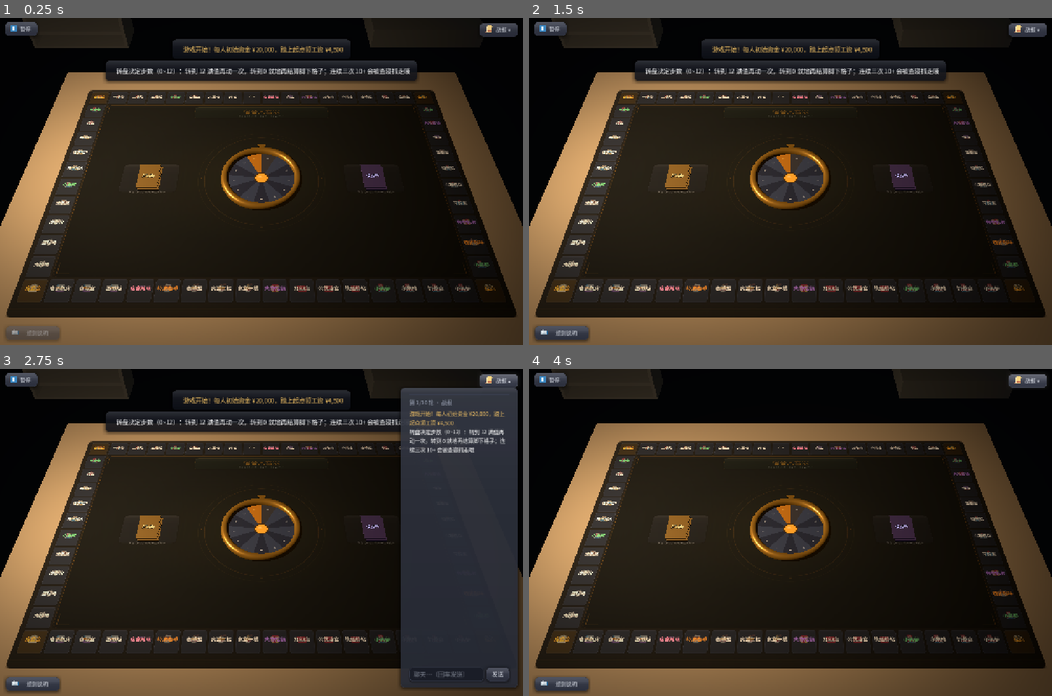
Above: before the commit, frames 1-4 (two rows, left to right).
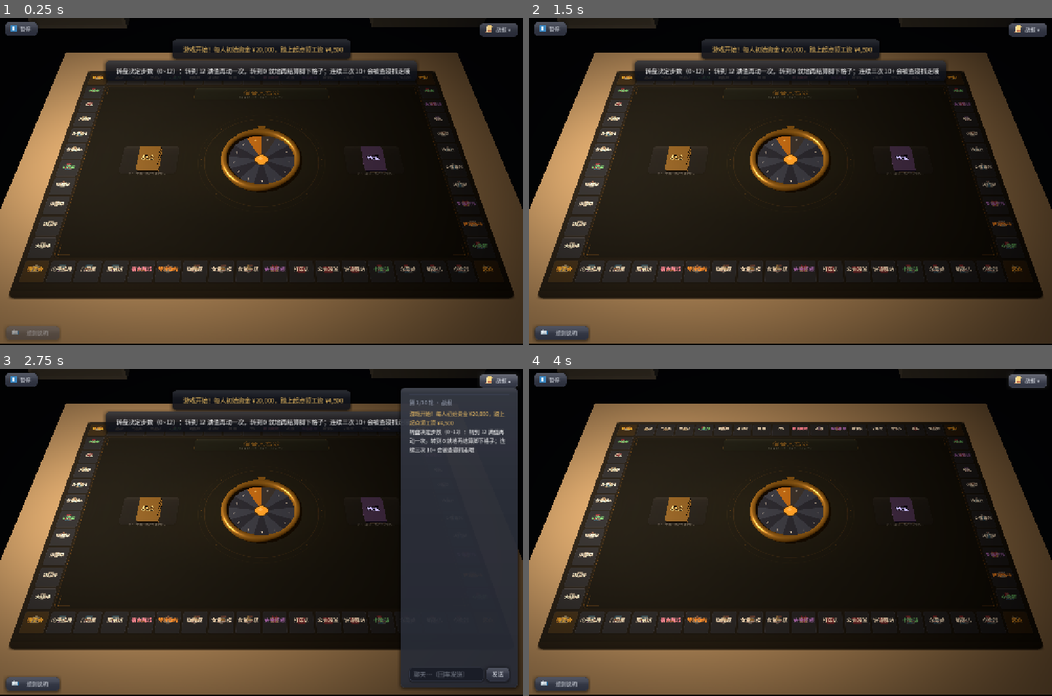
Above: after the commit, the same moments.

Repository: Lousync/dorm-monopoly
Game: Godot game, scene res://scenes/game.tscn
The game is run twice, just before and just after one commit, with the same random seed, the same clock (stepped at 60 frames per second) and the same inputs. This scene is started directly instead of the project's main scene.
Inputs (mouse positions are in pixels of both pictures, inside the frame that each line leads up to):
- Up to frame 1 (0.25 s): no input
- Up to frame 2 (1.5 s): click "暂停" at 0.5 s; click "▶ 继续游戏" at 1.25 s
- Up to frame 3 (2.75 s): click "战报 ▾" at 2 s
- Up to frame 4 (4 s): click (973, 673) at 2.77 s; type "12" at 2.85 s; click "战报 ▴" at 3.5 s

The runs differ from the first frame. In frame 1, 22% of the frame differs, in the area x 0-100%, y 0-100%; in frame 2, 22%; in frame 3, 18%; in frame 4, 27%.
Error in both runs: Out of bounds get index '0' (on base: 'Array') (res://scripts/game.gd:1649)

Commit message:
批次12 A2b：修「整排手牌被屏幕下沿切掉」（顺手把这条从未被断言过的取景约束钉住）
**发现**：`--shot` 出图里手牌整排的下半截（描述区 + 品质条）落在屏幕外。查下来这是
**批次 12 A 之前就有的老毛病**（A 批与 B 批的出图里同样被切），不是 A2 引入的；
A2 换镜头后只是更明显。

**为什么一直没人发现**：`table_3d._apply_camera` 那段注释**论证过**"手牌整排要留在屏内"，
但 **① 没有任何断言**、**② 论证用的判据是"牌心"**（"牌心在 z≈3.164"）—— 牌心在屏内
而牌的下半截在屏外，注释与断言都不矛盾 ⇒ 一路绿灯。实测：手牌四角投影到屏幕是
**y 733.3..842.8**，而视口高 800 ⇒ 下沿**出画 42.8px**。

**修法：注视点往近端挪，而不是退相机。** 手牌坐在桌垫前沿的木纹带上、比桌垫还靠前，
而相机一直正对**桌心** ⇒ 整排的下半截落在画面下沿外。把注视点沿 +z 挪
（`LOOK_NEAR_Z_3D = 0.45`，按 `view_t` 插值、2D 端回原点）⇒ 构图整体在屏幕上**上移**，
手牌回到屏内（修后 685.2..791.8）。**关键：它只挪注视点、不挪相机位置也不改 FOV
⇒ 格宽分文不取**（修后仍 47.6px）；上方本来就有富余留白（桌垫上沿离画面上边一百多像素），
属于"把没用的余量换成手牌可见"。

**补断言**（这才是根因）：`layout_test` 新增「整排手牌都在屏内」——摆满 5 张、把每张
`hand_rect` 的四个角投影回屏幕坐标系逐个量。**先让它红**（越界 10 个角）再修，红→绿。

**连带**：构图整体上移后，顶部那排格子触发 `_place_info_panel` 既有的**翻转**分支
（上方 `pos.y < 8` ⇒ 翻到格子下方）。那是既定行为、也是对的，旧断言却死钉"必须在上面" ⇒
改成"有地方放就放上面、放不下就翻下面，**两种都不许盖住被点的格子**"，比原来更贴契约。

**另修一条 B 批自己带进来的 flaky**：悬停收回那条等到 `amt ≤ 0.01` 就断言，
而 `Vector3.is_equal_approx(Vector3.ONE)` 的相对容差只有 1e-5 ⇒ amt 落在 (8e-5, 0.01]
时假红（实测 6 次红 1 次）。改成等**真的归零**；改后连跑 14 次全绿。

验证：load_all + 13 套件全绿（hud_test 连跑 14 次）；出图裁切放大人工核对 ——
五张手牌完整（卡面 / 卡名 / 描述 / 品质标签全在），不再有切边；格宽 47.6 / 53.2px 未损失。

Diff:
--- a/scripts/table_3d.gd
+++ b/scripts/table_3d.gd
@@ -88,6 +88,20 @@
 ## * 两端同一条镜头 ⇒ 2D 端同步退到 `VIEW_DIST_2D` **9.20**（2D 格宽 50.0 → 53.2px），
 ##   面积比 **0.97**（A2 是 0.92）。
 const CAM_DIST := 5.77
+
+## 3D 端**注视点往近端挪**多少（世界单位，+z = 近端）。
+##
+## 为什么需要它：手牌那排坐在**桌垫前沿的木纹带**上、比桌垫本身还靠前，而相机一直正对
+## **桌心**（`look_at(Vector3.ZERO)`）⇒ 手牌整排的下半截（描述区 + 品质条）落到**屏幕下沿之外**。
+## 批次 12 A2b 之前的注释只论证过"手牌要留在屏内"，**判据用的是牌心**、也没有断言，
+## 于是这个切边一直没人管（`--shot` 出图里肉眼可见）。现在 `layout_test` 有断言了
+##（"整排手牌都在屏内"，量的是 `hand_rect` 四角投影回屏幕的 y）。
+##
+## 注意它**只挪注视点、不挪相机位置、也不改 FOV** ⇒ 格宽（字号那一半的分母）分文不取，
+## 只是把构图整体在屏幕上**上移**：腾出来的上方留白本来就有富余（桌垫上沿离画面上边
+## 还有一百多像素），下沿则原本**-42.8px 出画**（实测）。
+## 按 `view_t` 插值：2D 端手牌本就淡出、也不需要这一挪 ⇒ `view_t=1` 时回到原点，与从前一致。
+const LOOK_NEAR_Z_3D := 0.45
 
 # ---- 批次 4：双视角。滚轮沿一条轨道在 3D 第一人称 ↔ 2D 桌面之间连续推移
 #（`dolly` 推拉整个删除，见设计稿 §四）。view_t ∈ [0,1] 是这条轨道上的位置。
@@ -707,11 +721,13 @@
 	var rad := deg_to_rad(lerpf(CAM_TILT_DEG, CAM_TILT_2D_DEG, view_t))
 	var d3d := lerpf(CAM_DIST / cos(deg_to_rad(CAM_TILT_DEG)), VIEW_DIST_2D, view_t)
 	var pos := Vector3(0.0, d3d * sin(rad), d3d * cos(rad))
+	# 注视点：3D 端往近端挪一点（把整排手牌带回屏内），2D 端回原点（见 LOOK_NEAR_Z_3D）。
+	var look := Vector3(0.0, 0.0, lerpf(LOOK_NEAR_Z_3D, 0.0, view_t))
 	if camera.is_inside_tree():
 		camera.global_position = pos
-		camera.look_at(Vector3.ZERO, Vector3.UP)
+		camera.look_at(look, Vector3.UP)
 	else:
-		camera.look_at_from_position(pos, Vector3.ZERO, Vector3.UP)
+		camera.look_at_from_position(pos, look, Vector3.UP)
 	# 视角量顺带推给桌上实体（批次 4 Task 2：手牌跟着淡出，看不见就点不到）。推在**这里**、
 	# 不推在 `_process` 的循环体里 —— `_process` 在 view_t == view_target 时早退，而 snap_view
 	#（`--shot` 全部摆拍与测试都走它）**根本不经过 `_process`**：推在循环体里的话，摆拍与测试
--- a/tests/hud_test.gd
+++ b/tests/hud_test.gd
@@ -676,8 +676,17 @@
 	var pc: Vector2 = g.info_panel.position
 	var pcz: float = pc.x + g.info_panel.size.x * 0.5
 	_check(absf(pcz - tc.x) < 4.0, "卡片横向居中于该格（卡中心 %.0f / 格 %.0f）" % [pcz, tc.x])
-	_check(pc.y + g.info_panel.size.y < tc.y, "卡片在格子上方（卡底 %.0f / 格 %.0f）"
-		% [pc.y + g.info_panel.size.y, tc.y])
+	# 卡片**不得盖住被点的格子**。正常落在**上方**；格子太靠上、上方塞不下时
+	# `_place_info_panel` 会**翻到下方**（`pos.y < 8` ⇒ `c.y + 20`）—— 这是它的既定行为，
+	# 批次 12 A2b 把构图整体上移了一点之后，顶部那排格子正好会触发翻转，
+	# 所以这里按「有地方放就放上面、放不下就翻下面」断言，而不是死钉"必须在上面"。
+	var room_above: bool = (tc.y - g.info_panel.size.y - 20.0) >= 8.0
+	if room_above:
+		_check(pc.y + g.info_panel.size.y < tc.y, "卡片在格子上方（卡底 %.0f / 格 %.0f）"
+			% [pc.y + g.info_panel.size.y, tc.y])
+	else:
+		_check(pc.y > tc.y, "上方放不下 ⇒ 翻到格子下方且不盖住它（卡顶 %.0f / 格 %.0f）"
+			% [pc.y, tc.y])
 	# 错位的旧症状正是「卡片贴死屏幕边缘」：卡片必须完整落在屏幕内，且横向居中不是靠
 	# clamp 凑出来的（被夹住时 pcz 会偏离锚点 x，上面那条居中检查随之失败）。
 	_check(pc.x >= 8.0 and pc.y >= 8.0 and pc.x + g.info_panel.size.x <= g.size.x
@@ -1203,7 +1212,10 @@
 	g.table3d.on_table_hover.call(Vector2.INF)      # 射线打不到桌面那一路 —— 悬停全清
 	_check(tph.hand_hover() == -1, "移开后悬停目标清掉（实得 %d）" % tph.hand_hover())
 	var t_b3b := Time.get_ticks_msec()
-	while tph.hand_hover_amt(1) > 0.01 and Time.get_ticks_msec() - t_b3b < 3000:
+	# 阈值必须与下面那条断言**同量级**：`scale = 1 + 0.12 × amt`，而
+	# `Vector3.is_equal_approx(Vector3.ONE)` 的相对容差只有 1e-5 ⇒ 等 `amt ≤ 0.01` 就断言，
+	# 会在 amt 落在 (8e-5, 0.01] 时假红（实测 4 次里红 1 次）。等到**真的归零**再断言。
+	while tph.hand_hover_amt(1) > 0.0001 and Time.get_ticks_msec() - t_b3b < 3000:
 		await process_frame
 	_check(hcard1.scale.is_equal_approx(Vector3.ONE)
 			and absf(hcard1.global_position.y - hy0) < 0.002,
--- a/tests/layout_test.gd
+++ b/tests/layout_test.gd
@@ -1016,6 +1016,29 @@
 				"7 件道具 → 最多摆 5 张（实得 %d 张）" % tp4.hand_count())
 			tp4.set_hand([])
 			_check(tp4.hand_count() == 0 and vis4.call(hr) == 0, "清空 → 一张都不露")
+			# **整排手牌必须完整在屏内**（批次 12 A2b 补）。此前这条只在 `_apply_camera` 那段
+			# 注释里论证过、**没有任何断言**，而那段论证用的判据是**牌心**（"牌心在 z≈3.164"）
+			# ⇒ 牌的下半截（描述区 + 品质条）掉到屏幕下沿外也照样绿 —— 实测正是如此
+			#（`--shot` 出图里手牌被屏幕下沿切掉）。这里摆满 5 张（最宽那种），把每张
+			# `hand_rect` 的四个角**投影回屏幕坐标系**逐个量。
+			tp4.set_hand([{"id": "招财猫"}, {"id": "作弊器"}, {"id": "黑卡"},
+				{"id": "共享单车"}, {"id": "饭卡"}])
+			var vr4: Rect2 = t3.get_viewport().get_visible_rect()
+			var off4 := 0
+			var lo4 := INF
+			var hi4 := -INF
+			for k4 in tp4.hand_count():
+				var r4: Rect2 = tp4.hand_rect(k4)
+				for c4 in [r4.position, r4.position + Vector2(r4.size.x, 0.0),
+						r4.position + Vector2(0.0, r4.size.y), r4.position + r4.size]:
+					var sp4: Vector2 = t3.camera.unproject_position(t3.canvas_px_to_world(c4))
+					lo4 = minf(lo4, sp4.y)
+					hi4 = maxf(hi4, sp4.y)
+					if sp4.y < vr4.position.y - 0.5 or sp4.y > vr4.position.y + vr4.size.y + 0.5:
+						off4 += 1
+			_check(off4 == 0, "整排手牌都在屏内（越界角 %d 个；屏幕 y %.1f..%.1f，视口高 %.1f）"
+				% [off4, lo4, hi4, vr4.size.y])
+			tp4.set_hand([])
 			# 幂等：池子只建一次，重复 set_hand 不重建节点（每次状态广播都会调它）
 			tp4.set_hand([{"id": "招财猫"}, {"id": "作弊器"}, {"id": "黑卡"}])
 			var pool4: int = hr.get_child_count()
